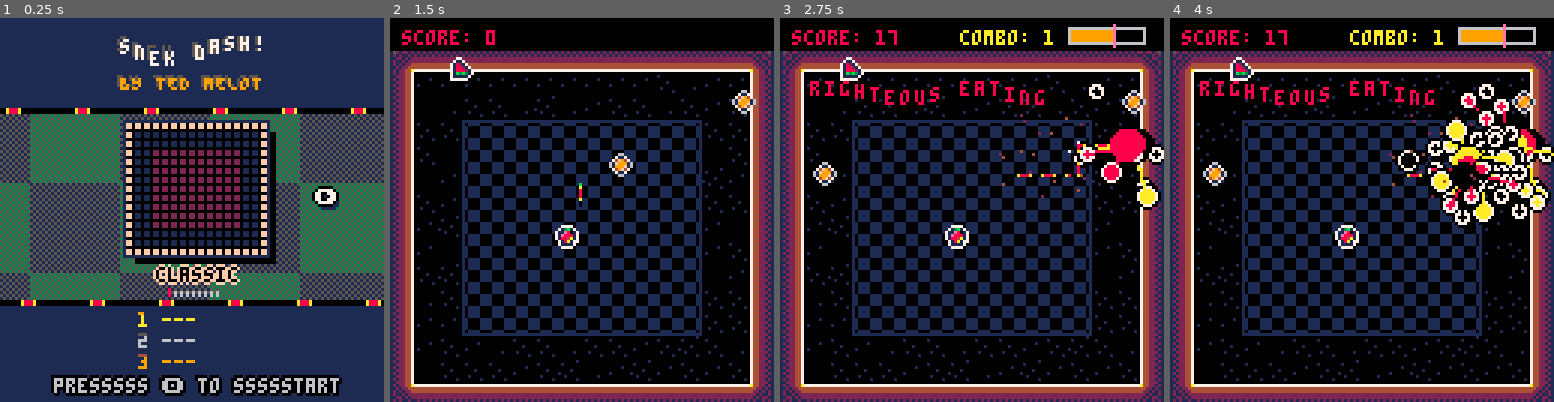
Above: before the commit, frames 1-4 (left to right).
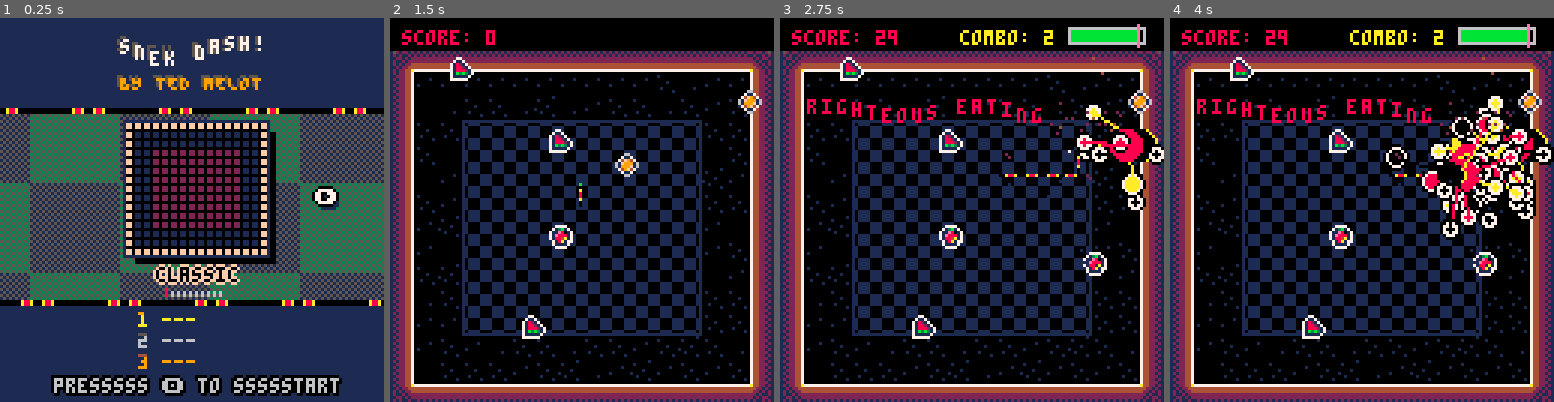
Above: after the commit, the same moments.

Repository: tmelot2/pico-8
Game: PICO-8 cartridge snekdash.p8
Two runs of this game, one before a commit and one after it. Both use one fixed random seed, a clock stepped at 60 frames per second and the inputs below.
Inputs:
- Up to frame 1 (0.25 s): no input
- Up to frame 2 (1.5 s): tap X (X key) at 0.33, 1.07 s; tap O (Z key) at 0.7 s
- Up to frame 3 (2.75 s): hold Right 1.6-2.1 s; tap O (Z key) at 1.7, 2.1, 2.5 s; tap X (X key) at 1.85 s; hold Up 2.15-2.42 s; hold Right from 2.47 s (still down)
- Up to frame 4 (4 s): tap O (Z key) at 2.9, 3.3, 3.7 s; tap X (X key) at 2.97 s; release Right at 3.03 s; hold Left 3.08-3.58 s; hold Down 3.63-3.97 s

The runs differ from the first frame. In frame 1, 1.4% of the frame differs, in the area x 3-97%, y 23-75%; in frame 2, 1.4%; in frame 3, 6.5%; in frame 4, 10%, in the area x 7-100%, y 1-84%.

Commit message:
Add new snek colors, new map, turn off level music, cleanup

Diff:
--- a/snekdash.p8
+++ b/snekdash.p8
@@ -15,6 +15,12 @@
 -- tile pages
 -- 0 art
 -- 3 copies of background tiles that are flagged as spawners
+
+-- how to play
+-- - eat food for points!
+-- - build combo for more points!
+-- - use dash to move quicker, leap over obstacles, & eat for more points!
+
 
 -- debug
 skiptitle=0
@@ -45,11 +51,14 @@
 
 snakepalettes = {
  [1]={name='snek', p={3,3,3,2,2,1,0}},
- [2]={name='texas coral snek', p={0,0,0,10,8,8,8,10}},
+ [2]={name='texas coral snek', p={0,0,0,10,8,8,10,0,0,0,10,8,8,10}},
  [3]={name='snek-zero', p={12,12,1,1,0,12,12,1,1,0,0}},
  [4]={name='snekorpion', p={10,10,0,0,10,10,0,0,10,10,10,10,0,0}},
  [5]={name='rainbow snek', p={7,7,14,14,8,8,9,9,10,10,11,11,3,3,12,12,2,2}},
- [6]={name='something snek', p={3,3,3,3,0,0,11,11,0,0}}
+ [6]={name='bright snek', p={3,3,3,3,0,0,11,11,0,0}},
+ [7]={name='plumber snek', p={8,8,15,15,12,12,4}},
+ [8]={name='demon snek', p={8,8,8,2,2,1,1,0,0}},
+ [9]={name='sneklunky', p={10,10,15,4,4,2}}
 }
 curPal=2
 snakepalette=snakepalettes[curPal].p
@@ -81,7 +90,8 @@
   [6]={ name='segments', mx=80, my=0 },
   [7]={ name='the wall', mx=96, my=0 },
   [8]={ name='layers', mx=0, my=15 },
-  [9]={ name='criss-cross', mx=16, my=15 }
+  [9]={ name='criss-cross', mx=16, my=15 },
+  [10]={ name='impossibru', mx=32, my=15 }
 }
 curLevel=1
 
@@ -99,11 +109,11 @@
 shakeTime=6
 
 -- audio
-play_music=false
+play_music=true
 
 function _init()
   cartdata('tm-snek-dash')
-  reset_high_scores()
+  -- reset_high_scores()
 
   if (skiptitle==1) scene=1
 
@@ -507,14 +517,14 @@
   score=0
 
   food={}
-  spawnfood(4)
+  spawnfood(6)
   crumbs={}
 
   messageend()
   comboNum=0
   comboTimer=COMBO_THRESHOLD+1
 
-  if (play_music) music(1)
+  -- if (play_music) music(1)
 end
 
 function gameupdate()
@@ -689,7 +699,7 @@
 	until wall==false
 
 	half_tile=4
-	tilex=rx*8 + half_tile + frnd(4) * rndneg()
+	tilex=rx*8 + half_tile + frnd(2) * rndneg()
 	-- +4 (along with half_tile) offsets from top status bar
 	tiley=ry*8 + 4 + half_tile + frnd(4) * rndneg()
 	local newfood={x=tilex, y=tiley, s=foodsprites[frnd(#foodsprites)+1]}
@@ -990,7 +1000,7 @@
       }
     elseif msg==1 then
       textBamMsg={
-        '      yo',
+        '      yo,',
         '       a',
         '   winner',
         '   is',
@@ -1421,7 +1431,8 @@
 	x2=100
 	y1=80
 	y2=86
-	print(text,hcenter(text),80,11)
+	-- print(text,hcenter(text),80,11)
+  comictextcolor(text,hcenter(text),80,11)
 
   -- corner ornaments
   spr(29,14,14,1,1,false,true)
@@ -1696,6 +1707,23 @@
 	clip(x,y,x+4*#s,1)
 	print(s, x, y, hc) -- highlight
 	clip()
+end
+
+function comictextcolor(s,x,y,c)
+  w=4
+  for i=1,#s do
+    --u
+    print(s[i], x+(i-1)*w, y-1, c)
+    --d
+    print(s[i], x+(i-1)*w, y+1, c)
+    --l
+    print(s[i], x+(i-1)*w-1, y, c)
+    --r
+    print(s[i], x+(i-1)*w+1, y, c)
+
+    --c
+    print(s[i], x+(i-1)*w, y, 0)
+  end
 end
 
 function comictext(s,x,y)
@@ -1958,8 +1986,8 @@
 00000000000000000000000000000000000000000000000000000000000000000000000000000000000000000000000000000000000000000000000000000000
 00000000000000000000000000000000000000000000000000000000000000000000000000000000000000000000000000000000000000000000000000000000
 01000000000000000000000000000000000000000000000000000000000000000000000000000000000000000000000000000000000000000000000000000000
-00000000000000000000000000000000000000000000000000000000000000000000000000000000000000000000000000000000000000000000000000000000
-00001000000000000000000000000000000000000000000000000000000000000000000000000000000000000000000000000000000000000000000000000000
+00000100000000000000000000000000000000000000000000000000000000000000000000000000000000000000000000000000000000000000000000000000
+00000000000000000000000000000000000000000000000000000000000000000000000000000000000000000000000000000000000000000000000000000000
 00000000000000000000000000000000000000000000000000000000000000000000000000000000000000000000000000000000000000000000000000000000
 00100000000000000000000000000000000000000000000000000000000000000000000000000000000000000000000000000000000000000000000000000000
 00000010000000000000000000000000000000000000000000000000000000000000000000000000000000000000000000000000000000000000000000000000
@@ -1967,7 +1995,7 @@
 00000000000000000000000000000000000000000000000000000000000000000000000000000000000000000000000000000000000000000000000000000000
 01000000000000000000000000000000000000000000000000000000000000000000000000000000000000000000000000000000000000000000000000000000
 00000000000000000000000000000000000000000000000000000000000000000000000000000000000000000000000000000000000000000000000000000000
-00001000000000000000000000000000000000000000000000000000000000000000000000000000000000000000000000000000000000000000000000000000
+00000000000000000000000000000000000000000000000000000000000000000000000000000000000000000000000000000000000000000000000000000000
 00000000000000000000000000000000000000000000000000000000000000000000000000000000000000000000000000000000000000000000000000000000
 00100000000000000000000000000000000000000000000000000000000000000000000000000000000000000000000000000000000000000000000000000000
 00000010000000000000000000000000000000000000000000000000000000000000000000000000000000000000000000000000000000000000000000000000
@@ -2106,57 +2134,57 @@
 0000000000000000000000000000000000000000000000000000000000000000000000000000000000000000000000000000000000000000000000000000000006060000000000000000000000000000040000000000000000000000000000000400000000000000000000000000000004000000000000000000000000000000
 __map__
 1524242424242424242424242424241615242424242424242424242424242416152424242424242424242424242424161524242424242424242424242424241615242424242424242424242424242416152424242424242424242424242424161524242424242424242424242424241600000000000000000000000000000000
-130b0b0d0b0b0b0b0b0b0b0c0c0b0b14130b0c0c0d0c0d0d0d0c0c0c0d0c0c14130b0c0b0b0b0a0b0b0b0b0c0c0b0b14130b0b0b0b0b0b0b0b0b0b0c0d0b0b1413360b0b0b0b0b0b0b0b0b0c0c0b3614130b0c0b2a352c0b0b2a352c0c0b0b14130b0c0b0b0b0a17180b0b0c0c0b0b1400000000000000000000000000000000
-131e0a0c0d1e0a0c0b0c0d0b0c0b0c14130c0c0b0c0c0d330c0c0b0c0c0d0c14131e0b0c0c1e000c0b000c0b0c0b0c14131e0d0c0c0d0a0d0b0c0c0d0c0b0c14131e361b1b1b1b1b1b1b1b1b1b360c14131e0b0c2a352c0c0b2a352c0c0b0c14131e0b0c0c1e002728000c0b0c0b0c1400000000000000000000000000000000
-130c0c0c0b0c0c0d0c0c0c0c0c0c0c1413330c0c360c0c0a0b0c0c360c0c3314130c0c0c0b0d00000b000c000c0c0c14130c0c1a1b1b1b1b1b1b1b1b1c0c0c14130d2a360b0c0b0b0b0c0c0c362c0c14130c0c0c2a352c000b2a352c0c0c0c14130c0c0c0b0d003838000c000c0c0c1400000000000000000000000000000000
-130c0d1a1b1b1c0c1e1a1b1b1c000c14130c0c0c1a1b1b36361b1b1c0c0c0c14130c000000000000000000000d000c14130c002a2b2b2b2b2b2b2b2b2c000c14130c2a0b361b1b1b1b1b1b360c2c0c14130cd0002a352cd0002a352c0dd00c14130c000000000017180000000d000c1400000000000000000000000000000000
-131e0b2a17182b1b1b2b17182c0a0b14130c361a2b2b2b2b2b2b2b2b1c360c14131e00000000d000d000d00000000b14131e0b2a2b2b2b2b2b2b2b2b2c0a0b14131e2a0b2a360b0cf000362c0b2c0d14131e00002a352c00002a352c00000b14131e0000000000272800000000000b1400000000000000000000000000000000
-130c0b2a19292b2b2b2b19292c0d0c14130c0b2a2b2b2b2b2b2b2b2b2c0c0d14131b1b1b1b1b1b1b1b1b1b1b1b1b1b14130c0b2a2b2b2b2b2b2b2b2b2c0c0c14130c2a0c2a0b361b1b360b2c0c2c0c14131b1b1b3b353b1b1b3b353b1b1b1b14131b1b1b1b1b1b14131b1b1b1b1b1b1400000000000000000000000000000000
-130b0a2a19292b2b2b2b19292c0b1e14130b0c362b2b2b36362b2b2b360d0c1413393939393939393939393939393914130b0a2a2b2b2b2b2b2b2b2b2c0b1e14130b2a0c2a0b2a39392c0b2c0b2c1e1413393939393939393939353939393914132b2bc0c02b2b38382b2bc0c02b2b1400000000000000000000000000000000
-130b002a19292b2b2b2b19292c0b0c14130c332a2bc12b2b2b2bc12b2c0c0b14133b3b3b3b3b3b3b3b3b3b3b3b3b3b14130b002a2b2b2b2b2b2b2b2b2c0b0c14130b2ae02a0b363b3b360c2ce02c0c14133b3b3b2b352b3b3b2b352b3b3b3b14133b3b3b3b3b3b14133b3b3b3b3b3b1400000000000000000000000000000000
-130c0a2a27282b3b3b2b27282c000b14130d363a2bc12b2b2b2bc12b3c360c14130c0000000000000000000000000b14130c0a2a2b2b2b2b2b2b2b2b2c000b14130c2a0b2a360c0c0b0b362c0c2c0b14130c00002a352c00002a352c00000b14130c0000000000171800000000000b1400000000000000000000000000000000
-130c0c3a3b3b3c0a0c3a3b3b3c0c0c14130c0d0c3a3b3b36363b3b3c0c0c0a14130c00000d1e0000000000000b000c14130d0c2a2b2b2b2b2b2b2b2b2c0c0c14130c2a0b363b3b3b3b3b3b360b2c0c14130c001e2a352c00002a352c0b000c14130c00000d1e0027280000000b000c1400000000000000000000000000000000
-130b0b0c0a0b0c1e0c1e1e0c0b0c0c14130c0b0c360c0b0a0b330c360c0d0c14130b0b0c000b0c1e0c1e1e0c0b0c0c14130b0b3a3b3b3b3b3b3b3b3b3c0c0c14130b2a360b0b0cf0000c000c362c0c14130bd00c2a352c1ed02a352c0bd00c14130b0b0c000b0c38381e1e0c0b0c0c1400000000000000000000000000000000
-130b0c0b0a0c0d0c0c0c0b0c0a0d0c14130b0b0b0c0c0d0d0c0c0c0c0d0d0b14130b0c0b0ae00c0cf00ce00c0a0c0c14130b0c0b0d0c0c0d0c0c0b0c0a0c0d14130b363b3b3b3b3b3b3b3b3b3b360d14130b0c0b2a352c0c002a352c0a0c0c14130b0c0b0a0c0c17180c0b0c0a0c0c1400000000000000000000000000000000
-131e0c0c0c0b0c0a0b0b0a0b0d0b0c14130c0c0c0c0b0c0b0b0c0b0b0c0b0c14131e0c0c0c0b0c0a0b0b0a0b0c000c14131e0c0c0c0b0c0a0d0b0a0b0c0b0c1413360c0c0c0b0c0d0b0b0a0b0c0b3614131e0c0c2a352c0a0b2a352c0c000c14131e0c0c0c0b0c27280b0a0b0c000c1400000000000000000000000000000000
+130b0b0d0b0b0b0b0b0b0b0c0c0b0b14130b0c0c0d0c0d0d0d0c0c0c0d0c0c14130b0c0b0b0b0a0b0b0b0b0c0c0b0b14130b0b0b0b0b0b0b0b0b0b0c0d0b0b1413360b0b0b0b0b0b0b0b0b0c0c0b3614130b0c0b2a352c0b0b2a352c0c0b0b14130b0c0b0b2a2c17182a2c0c0c0b0b1400000000000000000000000000000000
+131e0a0c0d1e0a0c0b0c0d0b0c0b0c14130c0c0b0c0c0d330c0c0b0c0c0d0c14131e0b0c0c1e000c0b000c0b0c0b0c14131e0d0c0c0d0a0d0b0c0c0d0c0b0c14131e361b1b1b1b1b1b1b1b1b1b360c14131e0b0c2a352c0c0b2a352c0c0b0c14131e0b0c0c2a2c27282a2c0b0c0b0c1400000000000000000000000000000000
+130c0c0c0b0c0c0d0c0c0c0c0c0c0c1413330c0c360c0c0a0b0c0c360c0c3314130c0c0c0b0d00000b000c000c0c0c14130c0c1a1b1b1b1b1b1b1b1b1c0c0c14130d2a363b3b3b3b3b3b3b3b362c0c14130c0c0c2a352c000b2a352c0c0c0c14130c0c0c0b2a2c38382a2c000c0c0c1400000000000000000000000000000000
+130c0d1a1b1b1c0c1e1a1b1b1c000c14130c0c0c1a1b1b36361b1b1c0c0c0c14130c000000000000000000000d000c14130c002a2b2b2b2b2b2b2b2b2c000c14130c2a2c360c0c0c0c0c0c362a2c0c14130cd0002a352cd0002a352c0dd00c14130c0d00002a2c17182a2c000d000c1400000000000000000000000000000000
+131e0b2a17182b1b1b2b17182c0a0b14130c361a2b2b2b2b2b2b2b2b1c360c14131e00000000d000d000d00000000b14131e0b2a2b2b2b2b2b2b2b2b2c0a0b14131e2a2c0c361b1b1b1b360c2a2c0d14131e00002a352c00002a352c00000b14131e000b1a2b2c27282a2b1c00000b1400000000000000000000000000000000
+130c0b2a19292b2b2b2b19292c0d0c14130c0b2a2b2b2b2b2b2b2b2b2c0c0d14131b1b1b1b1b1b1b1b1b1b1b1b1b1b14130c0b2a2b2b2b2b2b2b2b2b2c0c0c14130c2a2c0c2a363b3b362c0c2a2c0c14131b1b1b3b353b1b1b3b353b1b1b1b14130c001a2b2b2c14132a2b2b1c000c1400000000000000000000000000000000
+130b0a2a19292b2b2b2b19292c0b1e14130b0c362b2b2b36362b2b2b360d0c1413393939393939393939393939393914130b0a2a2b2b2b2b2b2b2b2b2c0b1e14130b2a2c0c2a2c39392a2c0c2a2c1e1413393939393939393939353939393914130c002a2b2b2c38382a2b2b2c0b0c1400000000000000000000000000000000
+130b002a19292b2b2b2b19292c0b0c14130c332a2bc12b2b2b2bc12b2c0c0b14133b3b3b3b3b3b3b3b3b3b3b3b3b3b14130b002a2b2b2b2b2b2b2b2b2c0b0c14130b2a2c0c2a361b1b362c0c2a2c0c14133b3b3b2b352b3b3b2b352b3b3b3b14130c003ac02b2c14132a2bc03c000c1400000000000000000000000000000000
+130c0a2a27282b3b3b2b27282c000b14130d363a2bc12b2b2b2bc12b3c360c14130c0000000000000000000000000b14130c0a2a2b2b2b2b2b2b2b2b2c000b14130c2a2c0c363b3b3b3b360c2a2c0b14130c00002a352c00002a352c00000b14130c0c003a2b2c17182a2b3c000a0b1400000000000000000000000000000000
+130c0c3a3b3b3c0a0c3a3b3b3c0c0c14130c0d0c3a3b3b36363b3b3c0c0c0a14130c00000d1e0000000000000b000c14130d0c2a2b2b2b2b2b2b2b2b2c0c0c14130c2a2c360c0c0c0c0c0c362a2c0c14130c001e2a352c00002a352c0b000c14130c000c0d2a2c27282a2c000b000c1400000000000000000000000000000000
+130b0b0c0a0b0c1e0c1e1e0c0b0c0c14130c0b0c360c0b0a0b330c360c0d0c14130b0b0c000b0c1e0c1e1e0c0b0c0c14130b0b3a3b3b3b3b3b3b3b3b3c0c0c14130b2a361b1b1b1b1b1b1b1b362c0c14130bd00c2a352c1ed02a352c0bd00c14130b0b0c002a2c38382a2c0c0b0c0c1400000000000000000000000000000000
+130b0c0b0a0c0d0c0c0c0b0c0a0d0c14130b0b0b0c0c0d0d0c0c0c0c0d0d0b14130b0c0b0ae00c0cf00ce00c0a0c0c14130b0c0b0d0c0c0d0c0c0b0c0a0c0d14130b363b3b3b3b3b3b3b3b3b3b360d14130b0c0b2a352c0c002a352c0a0c0c14130b0c0b0a2a2c17182a2c0c0a0c0c1400000000000000000000000000000000
+131e0c0c0c0b0c0a0b0b0a0b0d0b0c14130c0c0c0c0b0c0b0b0c0b0b0c0b0c14131e0c0c0c0b0c0a0b0b0a0b0c000c14131e0c0c0c0b0c0a0d0b0a0b0c0b0c1413360c0c0c0b0c0d0b0b0a0b0c0b3614131e0c0c2a352c0a0b2a352c0c000c14131e0c0c0c2a2c27282a2c0b0c000c1400000000000000000000000000000000
 2523232323232323232323232323232625232323232323232323232323232326252323232323232323232323232323262523232323232323232323232323232625232323232323232323232323232326252323232323232323232323232323262523232323232323232323232323232600000000000000000000000000000000
-1524242424242424242424242424241615242424242424242424242424242416000000000000000000000000000000000000000000000000000000000000000000000000000000000000000000000000000000000000000000000000000000000000000000000000000000000000000000000000000000000000000000000000
-132b2b2b2b2b2b2b2b2b2b2b2b2b2b14131a1b1c35000000000000351a1b1c14000000000000000000000000000000000000000000000000000000000000000000000000000000000000000000000000000000000000000000000000000000000000000000000000000000000000000000000000000000000000000000000000
-132b2b2b2b2b2b2b2b2b2b2b2b2b2b14132a2b2c35000000000000352a2b2c14000000000000000000000000000000000000000000000000000000000000000000000000000000000000000000000000000000000000000000000000000000000000000000000000000000000000000000000000000000000000000000000000
-132b2b2b2b2b2b2b2b2b2b2b2b2b2b14133a3b3c39393939393939353a3b3c14000000000000000000000000000000000000000000000000000000000000000000000000000000000000000000000000000000000000000000000000000000000000000000000000000000000000000000000000000000000000000000000000
-13393900393939393939393939393914133939393537361a1c36373539393914000000000000000000000000000000000000000000000000000000000000000000000000000000000000000000000000000000000000000000000000000000000000000000000000000000000000000000000000000000000000000000000000
-13000000000d000c000000000d0000141300000035361a2b2b1c363500000014000000000000000000000000000000000000000000000000000000000000000000000000000000000000000000000000000000000000000000000000000000000000000000000000000000000000000000000000000000000000000000000000
-13000a0000000c00000d0000000a001413000000351a2b2b2b2b1c3500000014000000000000000000000000000000000000000000000000000000000000000000000000000000000000000000000000000000000000000000000000000000000000000000000000000000000000000000000000000000000000000000000000
-1339393939393939393939003939391413000000352a2b2b2b2b2c3500000014000000000000000000000000000000000000000000000000000000000000000000000000000000000000000000000000000000000000000000000000000000000000000000000000000000000000000000000000000000000000000000000000
-13000c000000000000000a000000001413000000353a2b2b2b2b3c3500000014000000000000000000000000000000000000000000000000000000000000000000000000000000000000000000000000000000000000000000000000000000000000000000000000000000000000000000000000000000000000000000000000
-130000000a00000d000000000c000d141300000035363a2b2b3c363500000014000000000000000000000000000000000000000000000000000000000000000000000000000000000000000000000000000000000000000000000000000000000000000000000000000000000000000000000000000000000000000000000000
-13393939393900393939393939390014133939393537363a3c36373539393914000000000000000000000000000000000000000000000000000000000000000000000000000000000000000000000000000000000000000000000000000000000000000000000000000000000000000000000000000000000000000000000000
-132b2b2b2b2bc02b2b2b2b2b2b2b2b14131a1b1c35393939393939391a1b1c14000000000000000000000000000000000000000000000000000000000000000000000000000000000000000000000000000000000000000000000000000000000000000000000000000000000000000000000000000000000000000000000000
-132b2b2b2b2b2b2b2b2b2b2b2b2b2b14132a2b2c35000000000000352a2b2c14000000000000000000000000000000000000000000000000000000000000000000000000000000000000000000000000000000000000000000000000000000000000000000000000000000000000000000000000000000000000000000000000
-132b2b2b2b2b2b2b2b2b2b2b2b2b2b14133a3b3c35000000000000353a3b3c14000000000000000000000000000000000000000000000000000000000000000000000000000000000000000000000000000000000000000000000000000000000000000000000000000000000000000000000000000000000000000000000000
-2523232323232323232323232323232625232323232323232323232323232326000000000000000000000000000000000000000000000000000000000000000000000000000000000000000000000000000000000000000000000000000000000000000000000000000000000000000000000000000000000000000000000000
-…(25 lines of a section not shown)…
+1524242424242424242424242424241615242424242424242424242424242416152424242424242424242424242424160000000000000000000000000000000000000000000000000000000000000000000000000000000000000000000000000000000000000000000000000000000000000000000000000000000000000000
+132b2b2b2b2b2b2b2b2b2b2b2b2b2b14131a1b1c35000000000000351a1b1c14131a1b1b351b361b1b361b351b1b1c140000000000000000000000000000000000000000000000000000000000000000000000000000000000000000000000000000000000000000000000000000000000000000000000000000000000000000
+132b2b2b2b2b2b2b2b2b2b2b2b2b2b14132a2b2c35000000000000352a2b2c14132a3604350d040d04040a3504362c140000000000000000000000000000000000000000000000000000000000000000000000000000000000000000000000000000000000000000000000000000000000000000000000000000000000000000
+132b2b2b2b2b2b2b2b2b2b2b2b2b2b14133a3b3c39393939393939353a3b3c14132a040a35040a04360404350d042c140000000000000000000000000000000000000000000000000000000000000000000000000000000000000000000000000000000000000000000000000000000000000000000000000000000000000000
+13393900393939393939393939393914133939393539391a1c39393539393914133939393739393939393937393939140000000000000000000000000000000000000000000000000000000000000000000000000000000000000000000000000000000000000000000000000000000000000000000000000000000000000000
+13000000000d000c000000000d0000141300000035361a2b2b1c363500000014132a040d351a1b1b351b1c35040c2c140000000000000000000000000000000000000000000000000000000000000000000000000000000000000000000000000000000000000000000000000000000000000000000000000000000000000000
+13000a0000000c00000d0000000a001413000000351a2b2b2b2b1c3500000014132a0b04352a2b2b352b2c350a0a2c140000000000000000000000000000000000000000000000000000000000000000000000000000000000000000000000000000000000000000000000000000000000000000000000000000000000000000
+1339393939393939393939003939391413000000352a2b2b2b2b2c350000001413393939372a393737392c37393939140000000000000000000000000000000000000000000000000000000000000000000000000000000000000000000000000000000000000000000000000000000000000000000000000000000000000000
+13000c000000000000000a000000001413000000353a2b2b2b2b3c3500000014132a040d352a2b352b2b2c350b042c140000000000000000000000000000000000000000000000000000000000000000000000000000000000000000000000000000000000000000000000000000000000000000000000000000000000000000
+130000000a00000d000000000c000d141300000035363a2b2b3c363500000014132a0b0435c03b353b3bc035040b2c140000000000000000000000000000000000000000000000000000000000000000000000000000000000000000000000000000000000000000000000000000000000000000000000000000000000000000
+13393939393900393939393939390014133939393539393a3c39393539393914133939393739393739393937393939140000000000000000000000000000000000000000000000000000000000000000000000000000000000000000000000000000000000000000000000000000000000000000000000000000000000000000
+132b2b2b2b2bc02b2b2b2b2b2b2b2b14131a1b1c35393939393939391a1b1c14132a0404350c04360b0c0435040b2c140000000000000000000000000000000000000000000000000000000000000000000000000000000000000000000000000000000000000000000000000000000000000000000000000000000000000000
+132b2b2b2b2b2b2b2b2b2b2b2b2b2b14132a2b2c35000000000000352a2b2c14132a360435040a0404040a350b362c140000000000000000000000000000000000000000000000000000000000000000000000000000000000000000000000000000000000000000000000000000000000000000000000000000000000000000
+132b2b2b2b2b2b2b2b2b2b2b2b2b2b14133a3b3c35000000000000353a3b3c14133a3b3b353b363b3b363b353b3b3c140000000000000000000000000000000000000000000000000000000000000000000000000000000000000000000000000000000000000000000000000000000000000000000000000000000000000000
+2523232323232323232323232323232625232323232323232323232323232326252323232323232323232323232323260000000000000000000000000000000000000000000000000000000000000000000000000000000000000000000000000000000000000000000000000000000000000000000000000000000000000000
+…(25 lines of a section not shown)…
